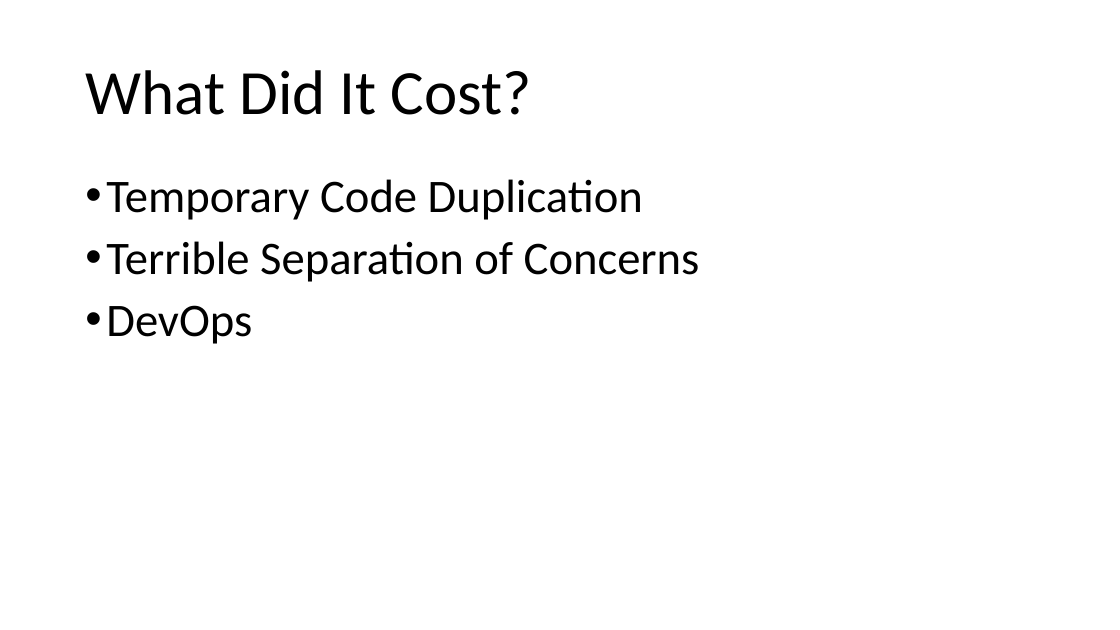
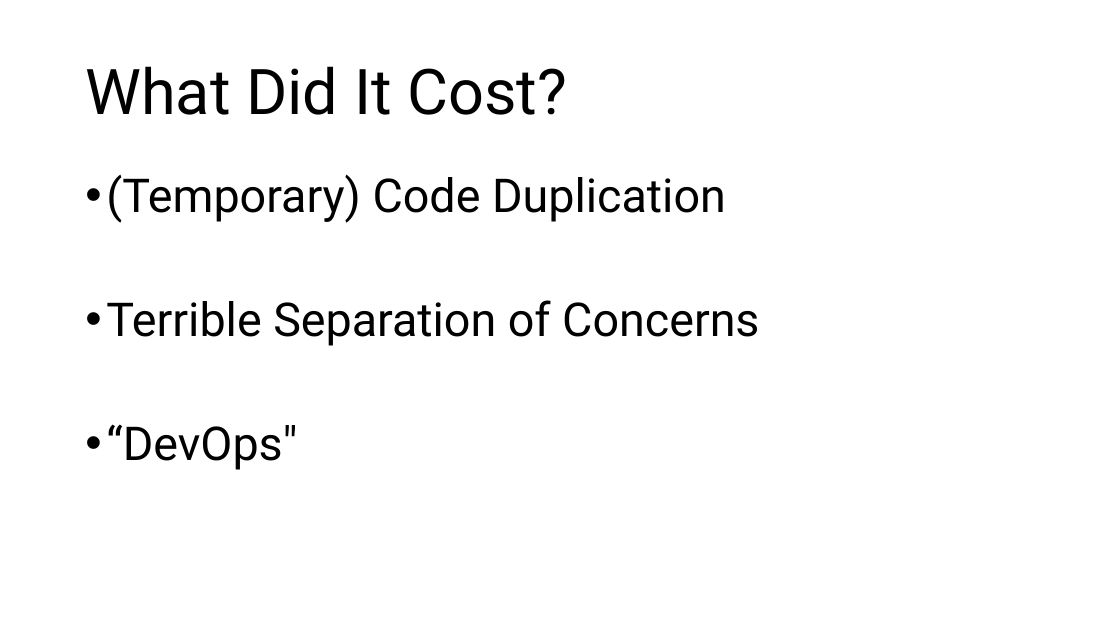
Before and after one commit to yotammanor/bluegreenbooks, a slide deck: slide 39 of PyWebIL - App Based Blue Green Migrations With Django.pptx (slide 37 before the commit). Drawn at 1120x630 pixels with LibreOffice and Linux fonts; fonts in the diff are those of the drawing. Boxes give left, top, right and bottom in pixels: in the first picture for what was removed or moved away, otherwise in the second. Text is boxed around its words. In the diff, an @@ line names an element or a change of style, - is before the commit and + after.

```diff
--- a/PyWebIL - App Based Blue Green Migrations With Django.pptx
+++ b/PyWebIL - App Based Blue Green Migrations With Django.pptx
@@ title "What Did It Cost?" at box(85, 66, 567, 115): font Calibri to Roboto @@
@@ text at box(106, 174, 726, 222): text changed; font Calibri to Roboto @@
-• Temporary Code Duplication
+• (Temporary) Code Duplication
@@ text at box(106, 300, 759, 346): font Calibri to Roboto in "Terrible Separation of Concerns" @@
@@ text at box(106, 424, 297, 470): text changed; font Calibri to Roboto @@
-• DevOps
+• “DevOps"
```
Also in this commit, not shown: 29 other slides changed, 5 slides added, 3 slides removed.
